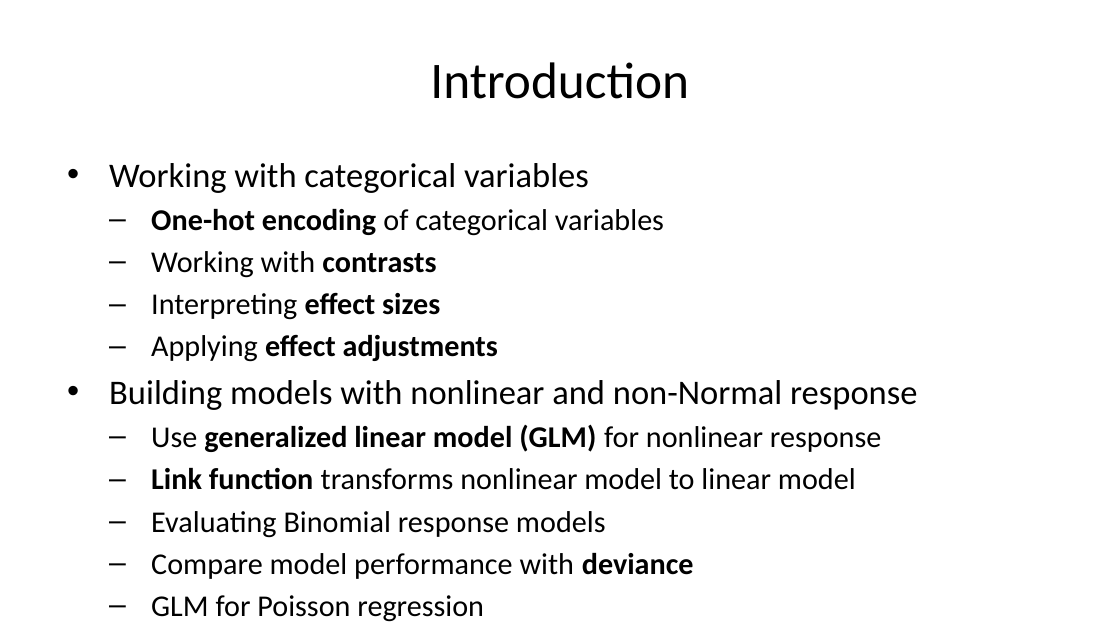
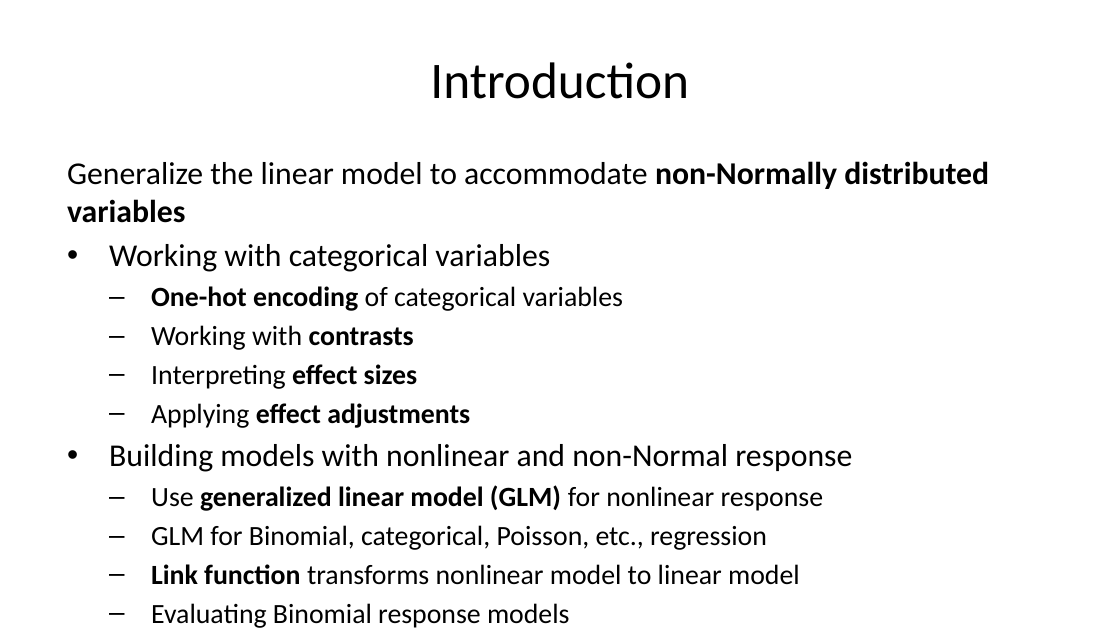
Before and after one commit to StephenElston/CSCI-E-83, a slide deck: slide 7 of LectureSlides/09_GeneralizingTheLinearModel.pptx (slide 5 before the commit). Drawn at 1120x630 pixels with LibreOffice and Linux fonts; fonts in the diff are those of the drawing. Boxes give left, top, right and bottom in pixels: in the first picture for what was removed or moved away, otherwise in the second. Text is boxed around its words. In the diff, an @@ line names an element or a change of style, - is before the commit and + after.

```diff
--- a/LectureSlides/09_GeneralizingTheLinearModel.pptx
+++ b/LectureSlides/09_GeneralizingTheLinearModel.pptx
@@ text at <box>67,161,989,628</box>: paragraph removed @@
-  – GLM for Poisson regression
@@ text at <box>67,161,989,223</box>: paragraph added @@
+Generalize the linear model to accommodate non-Normally distributed variables
@@ text at <box>109,244,852,628</box>: size 22.2 to 20.4 pt in "Working with categorical variables", "Building models with nonlinear and non-Normal response"; size 19.4 to 17.9 pt in "One-hot encoding of categorical variables", "Working with contrasts", "Interpreting effect sizes", "Applying effect adjustments" and 4 more places @@
@@ text at <box>151,525,767,550</box>: paragraph added @@
+  – GLM for Binomial, categorical, Poisson, etc., regression
```
Also in this commit, not shown: 13 other slides changed, 5 slides added, 2 slides removed.
